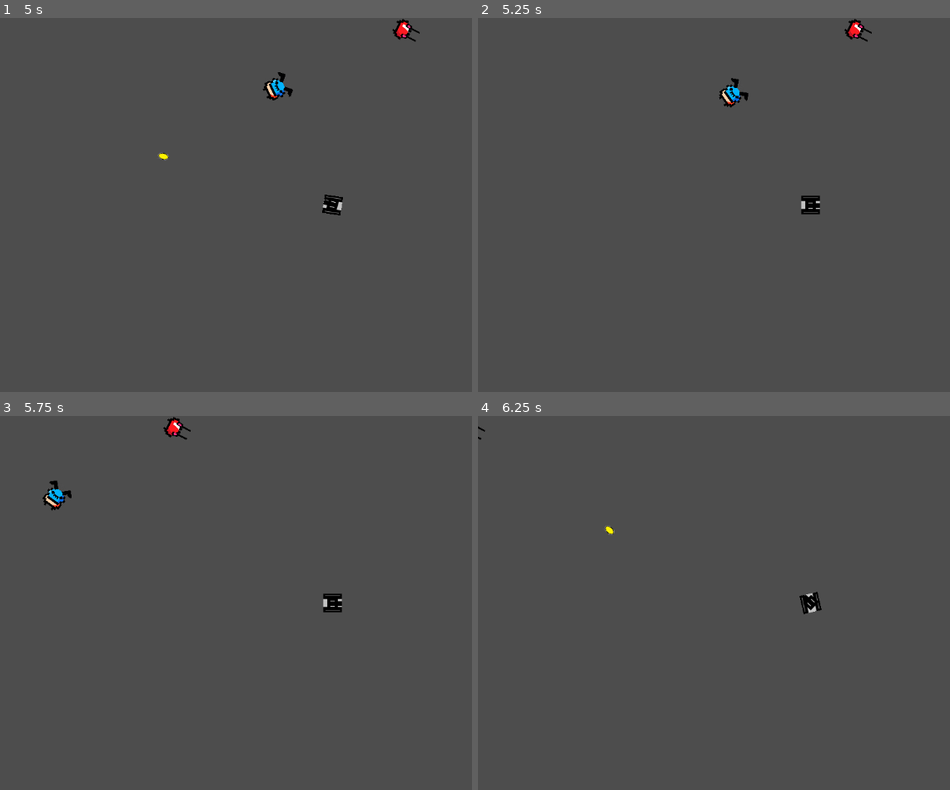
Above: before the commit, frames 1-4 (two rows, left to right).
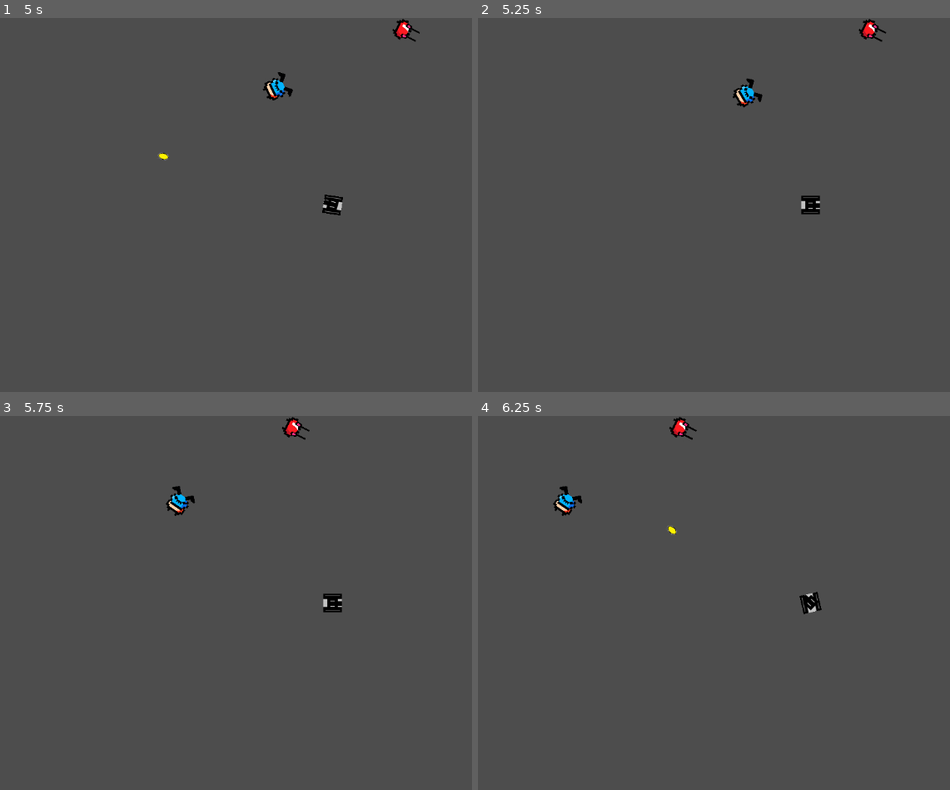
Above: after the commit, the same moments.

Repository: TheCrusty/Biotank-demake
Game: Godot game, scene res://levels/test_level.tscn
The game is run twice, just before and just after one commit, with the same random seed, the same clock (stepped at 60 frames per second) and the same inputs.
Inputs (mouse positions are in pixels of both pictures, inside the frame that each line leads up to):
- Up to frame 1 (5 s): move the mouse to (outside the picture) at 0.52 s; hold D (Rotate_Right) 0.53-1.28 s; hold Shift (Boost) 0.53-1.28 s; move the mouse to (198, 223) at 1.27 s; hold S (Reverse) 1.28-2.03 s; tap Space (Shoot) at 1.35, 2.85, 4.35 s; move the mouse to (401, 122) at 2.02 s; hold D (Rotate_Right) 2.03-2.78 s; hold Shift (Boost) 2.03-2.78 s; move the mouse to (297, 279) at 2.77 s; hold W (Forward) 2.78-3.53 s; move the mouse to (outside the picture) at 3.52 s; hold Shift (Boost) 3.53-4.28 s; hold A (Rotate_Left) from 3.53 s (still down); move the mouse to (132, 148) at 4.27 s
- Up to frame 2 (5.25 s): move the mouse to (846, 205) at 5.02 s; release A (Rotate_Left) at 5.03 s; hold S (Reverse) from 5.03 s (still down); hold Shift (Boost) from 5.03 s (still down)
- Up to frame 3 (5.75 s): keep holding S (Reverse); keep holding Shift (Boost)
- Up to frame 4 (6.25 s): move the mouse to (709, 509) at 5.77 s; release S (Reverse) at 5.78 s; release Shift (Boost) at 5.78 s; hold D (Rotate_Right) from 5.78 s (still down); tap Space (Shoot) at 5.85 s

Frame 1 is identical in both runs. In frame 2, 0.7% of the frame differs, in the area x 51-87%, y 0-25%; in frame 3, 0.8%, in the area x 8-66%, y 0-27%; in frame 4, 0.5%.

Commit message:
added boost

Diff:
--- a/levels/player.gd
+++ b/levels/player.gd
@@ -5,7 +5,7 @@
 @export var rotation_speed = 3
 
 var engine_power = 800
-var boost_power = 1600
+var boost_power = 400
 var current_boost = 0
 
 var acceleration = Vector2.ZERO
